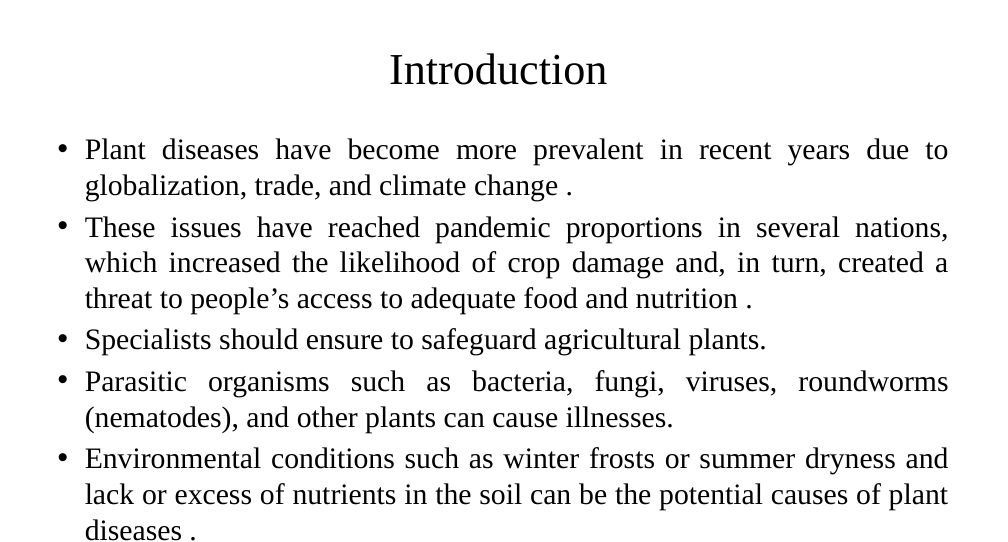
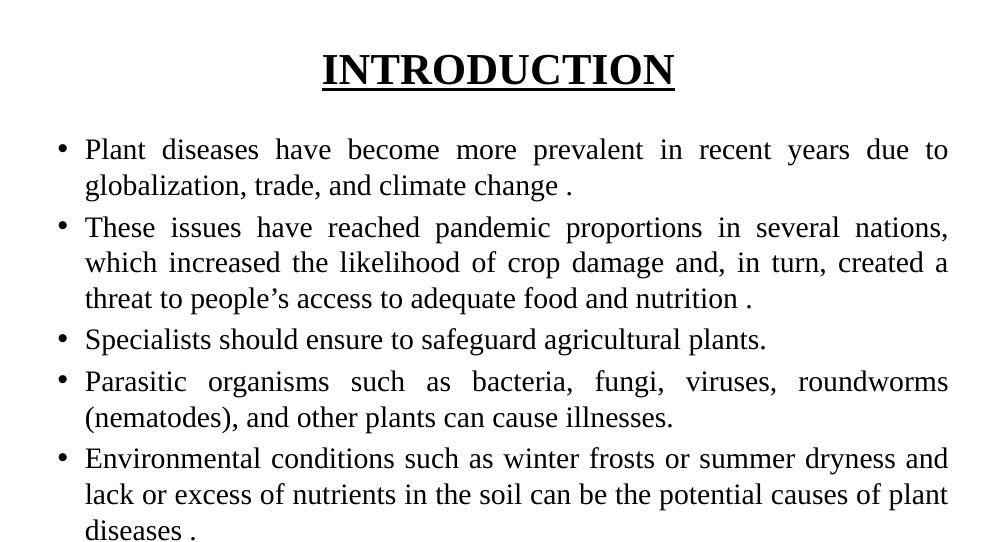
Before and after one commit to kalees64/AI-BASED-LEAF-DISEASE-IDENTIFICATION-AND-CLASSIFICATION-SYSTEM-USING-DEEP-LEARNING, a slide deck: slide 5 of report/Final Ppt-Leaf disease.pptx. Drawn at 1008x542 pixels with LibreOffice and Linux fonts; fonts in the diff are those of the drawing. Boxes give left, top, right and bottom in pixels: in the first picture for what was removed or moved away, otherwise in the second. Text is boxed around its words. In the diff, an @@ line names an element or a change of style, - is before the commit and + after.

```diff
--- a/report/Final Ppt-Leaf disease.pptx
+++ b/report/Final Ppt-Leaf disease.pptx
@@ title at [322,54,675,91]: text changed; bold on @@
-Introduction
+INTRODUCTION
```
Also in this commit, not shown: 32 other slides changed, 6 other files.
